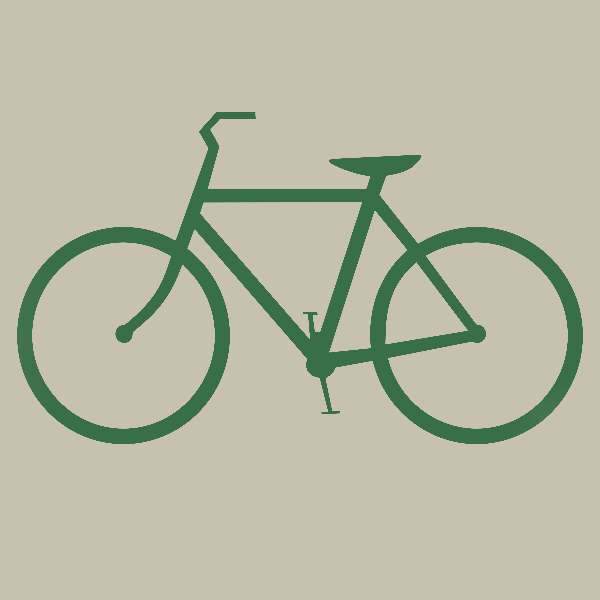
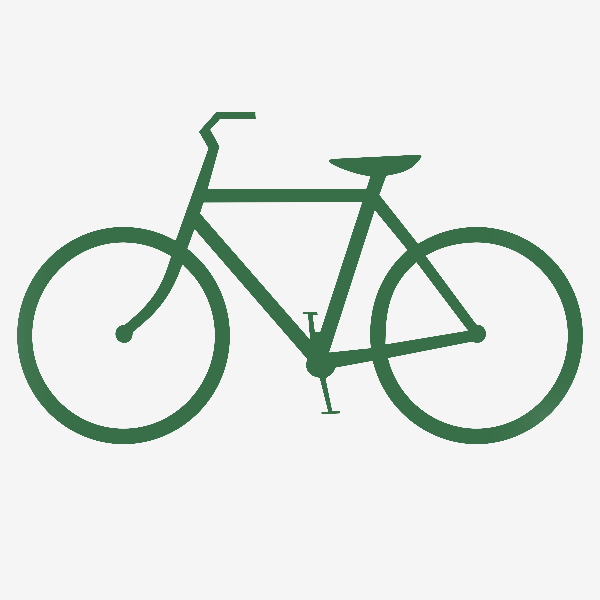
Comparing the layer stacks of the two 600x600 images. Changes:
pixels changed over [0, 0, 600, 600] (layer not identified)
